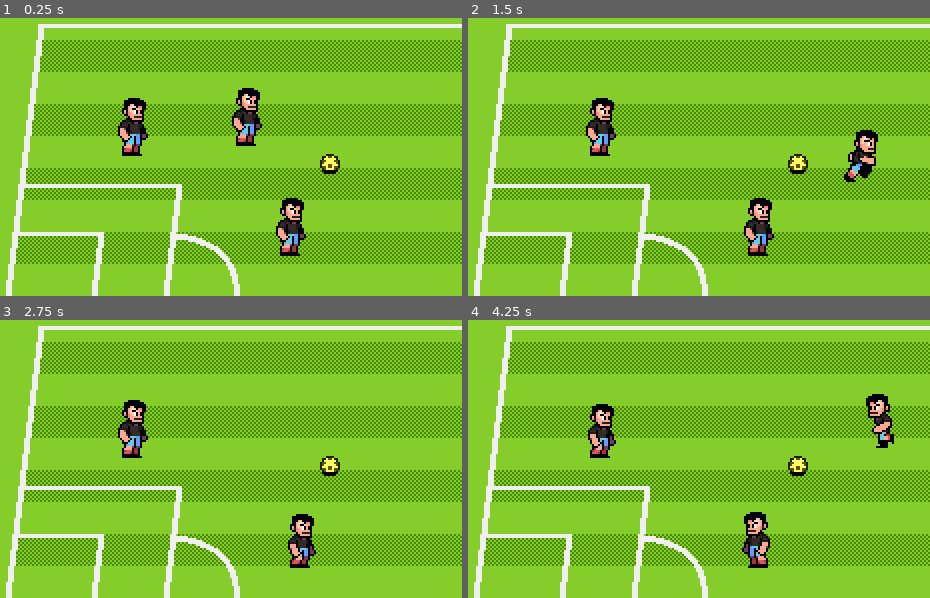
Above: before the commit, frames 1-4 (two rows, left to right).
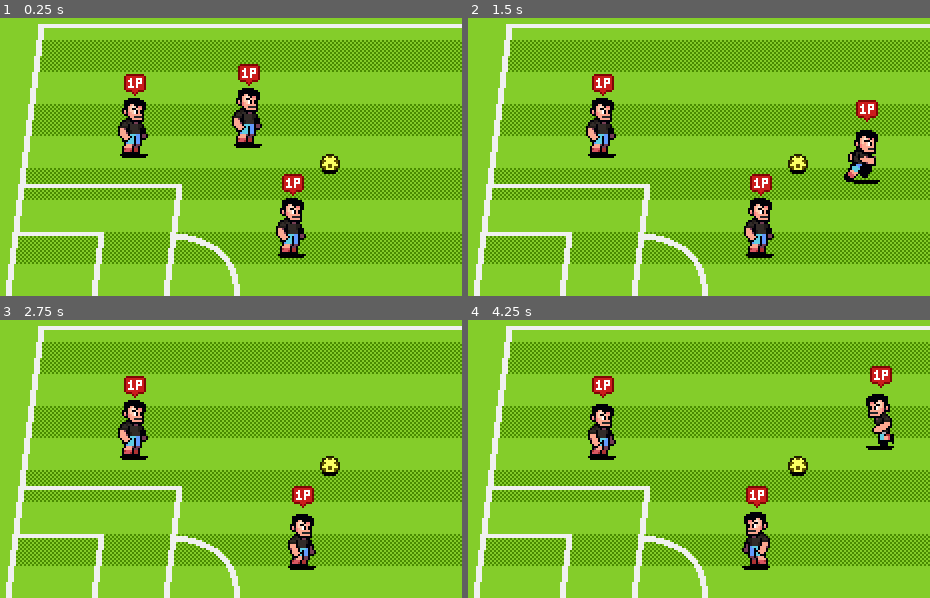
Above: after the commit, the same moments.

Repository: v2singer/soccer-game-demo
Game: Godot game, scene res://scenes/world.tscn
The game is run twice, just before and just after one commit, with the same random seed, the same clock (stepped at 60 frames per second) and the same inputs.
Inputs (mouse positions are in pixels of both pictures, inside the frame that each line leads up to):
- Up to frame 1 (0.25 s): no input
- Up to frame 2 (1.5 s): tap Enter at 0.5 s; move the mouse to (772, 98) at 0.52 s; hold D (p1_right) 0.53-1.28 s; tap F (p1_pass) at 0.6 s; click (772, 98) at 0.67 s; move the mouse to (537, 134) at 1.27 s; hold S (p1_down) from 1.28 s (still down); tap G (p1_shoot) at 1.35 s
- Up to frame 3 (2.75 s): move the mouse to (240, 339) at 2.02 s; release S (p1_down) at 2.03 s; hold D (p1_right) from 2.03 s (still down); tap , (p2_down) at 2.1 s
- Up to frame 4 (4.25 s): move the mouse to (620, 489) at 2.77 s; release D (p1_right) at 2.78 s; hold W (p1_up) 2.78-3.53 s; tap L (p2_left) at 2.85 s; click (620, 489) at 2.92 s; move the mouse to (819, 472) at 3.52 s; hold A (p1_left) from 3.53 s (still down); tap Page Up (p2_pass) at 3.6 s

The runs differ from the first frame. In frame 1, 1.1% of the frame differs, in the area x 25-67%, y 16-87%; in frame 2, 1.1%, in the area x 25-90%, y 20-87%; in frame 3, 0.7%; in frame 4, 1.1%.
Error after the commit: Invalid assignment of property or key 'texture' with value of type 'CompressedTexture2D' on a base object of type 'null instance'. (res://scenes/characters/pla…

Commit message:
add control sprite texture

Diff:
--- a/scenes/balls/ball.gd
+++ b/scenes/balls/ball.gd
@@ -5,6 +5,8 @@
 
 @export var dribble_frequency : float = 1.0
 @export var dribble_intensity : float = 2.0
+@export var frction_air : float = 35.0
+@export var frction_ground : float = 250.0
 
 @onready var animation_player : AnimationPlayer = $AnimationPlayer
 @onready var ball_sprite : Sprite2D = $BallSprinte
@@ -38,7 +40,10 @@
 	carrier = null
 	switch_state(Ball.State.SHOOT)
 
-func pass_t(pass_velocity: Vector2) -> void:
-	velocity = pass_velocity
+func pass_to(destination: Vector2) -> void:
+	var direction := position.direction_to(destination)
+	var distance := position.distance_to(destination)
+	var intensity := sqrt(2 * distance * frction_ground)
+	velocity = intensity * direction
 	carrier = null
 	switch_state(Ball.State.FREEFORM)
--- a/scenes/balls/ball_states/ball_state_freeform.gd
+++ b/scenes/balls/ball_states/ball_state_freeform.gd
@@ -2,8 +2,6 @@
 extends BallState
 
 const BOUNCINESS := 0.8
-const FRCTION_AIR := 35.0
-const FRCTION_GROUND := 250.0
 
 
 func _enter_tree() -> void:
@@ -13,11 +11,11 @@
 	ball.carrier = body
 	state_transition_requested.emit(Ball.State.CARRIED)
 
-func _physics_process(delta: float) -> void:
+func _process(delta: float) -> void:
 	set_ball_animation_from_velocity()
 	ball.move_and_collide(ball.velocity * delta)
 
-	var friction = FRCTION_AIR if ball.height > 0 else FRCTION_GROUND
+	var friction = ball.frction_air if ball.height > 0 else ball.frction_ground
 	ball.velocity = ball.velocity.move_toward(Vector2.ZERO, friction * delta)
 	process_gravity(delta, BOUNCINESS)
 	ball.move_and_collide(ball.velocity * delta)
--- a/scenes/characters/character_states/player_state_passing.gd
+++ b/scenes/characters/character_states/player_state_passing.gd
@@ -9,7 +9,10 @@
 
 func on_animation_complete() -> void:
 	var pass_target := find_teammate_in_view()
-	print(pass_target)
+	if pass_target == null:
+		ball.pass_to(ball.position + player.heading * player.speed)
+	else:
+		ball.pass_to(pass_target.position + pass_target.velocity)
 	transition_state(Player.State.MOVING)
 
 
--- a/scenes/characters/player.gd
+++ b/scenes/characters/player.gd
@@ -2,6 +2,12 @@
 extends CharacterBody2D
 
 const DURATION_TACKLE := 200
+
+const CONTROL_SPRITE_MAP : Dictionary = {
+    ControlSchema.CPU : preload("res://assets/art/props/cpu.png"),
+    ControlSchema.P1 : preload("res://assets/art/props/1p.png"),
+    ControlSchema.P2 : preload("res://assets/art/props/2p.png")
+}
 
 enum ControlSchema{CPU, P1, P2}
 enum State {MOVING, TACKLING, RECOVERING, PREP_SHOOT, SHOOTING, PASSING}
@@ -12,6 +18,7 @@
 @export var speed : float
 
 @onready var animation_player : AnimationPlayer = %AnimationPlayer
+@onready var control_sprite : Sprite2D = %ControlSprite
 @onready var player_sprite : Sprite2D = $PlayerSprite
 @onready var teammate_detection_area : Area2D = %TeammateDetectionArea2D
 
@@ -23,46 +30,54 @@
 
 
 func _ready() -> void:
-	switch_state(State.MOVING)
+    set_control_texture()
+    switch_state(State.MOVING)
 
 
 func _process(_delta: float) -> void:
-	flip_sprites()
-	move_and_slide()
+    flip_sprites()
+    set_sprite_visibility()
+    move_and_slide()
 
 
 func switch_state(set_state: State, state_data: PlayerStateData = PlayerStateData.new()) -> void:
-	if current_state != null:
-		current_state.queue_free()
+    if current_state != null:
+        current_state.queue_free()
 
-	current_state = state_factory.get_fresh_state(set_state)
-	current_state.setup(self, state_data, animation_player, ball, teammate_detection_area)
-	current_state.state_transition_requested.connect(switch_state.bind())
-	current_state.name = "PlayerStateMachine: " + str(set_state)
-	call_deferred("add_child", current_state)
+    current_state = state_factory.get_fresh_state(set_state)
+    current_state.setup(self, state_data, animation_player, ball, teammate_detection_area)
+    current_state.state_transition_requested.connect(switch_state.bind())
+    current_state.name = "PlayerStateMachine: " + str(set_state)
+    call_deferred("add_child", current_state)
 
 
 func set_movement_animation() -> void:
-	if velocity.length() > 0:
-		animation_player.play("run")
-	else:
-		animation_player.play("idle")
+    if velocity.length() > 0:
+        animation_player.play("run")
+    else:
+        animation_player.play("idle")
 
 func set_heading() -> void:
-	if velocity.x > 0:
-		heading = Vector2.RIGHT
-	elif velocity.x < 0:
-		heading = Vector2.LEFT
+    if velocity.x > 0:
+        heading = Vector2.RIGHT
+    elif velocity.x < 0:
+        heading = Vector2.LEFT
 
 func flip_sprites() -> void:
-	if heading == Vector2.RIGHT:
-		player_sprite.flip_h = false
-	elif heading == Vector2.LEFT:
-		player_sprite.flip_h = true
+    if heading == Vector2.RIGHT:
+        player_sprite.flip_h = false
+    elif heading == Vector2.LEFT:
+        player_sprite.flip_h = true
 
 func has_ball() -> bool:
-	return ball.carrier == self
+    return ball.carrier == self
+
+func set_control_texture() -> void:
+    control_sprite.texture = CONTROL_SPRITE_MAP[control_schema]
+
+func set_sprite_visibility() -> void:
+    control_sprite.visible = has_ball() or not control_schema == ControlSchema.CPU
 
 func on_animation_complete() -> void:
-	if current_state != null:
-		current_state.on_animation_complete()
+    if current_state != null:
+        current_state.on_animation_complete()
--- a/scenes/characters/player.tscn
+++ b/scenes/characters/player.tscn
@@ -1,7 +1,9 @@
-[gd_scene load_steps=12 format=3 uid="uid://xl0q428f40yn"]
+[gd_scene load_steps=14 format=3 uid="uid://xl0q428f40yn"]
 
 [ext_resource type="Texture2D" uid="uid://crb5iqvxkq0nu" path="res://assets/art/characters/soccer-player.png" id="1_rp718"]
 [ext_resource type="Script" uid="uid://ck0uw5cdi3u2n" path="res://scenes/characters/player.gd" id="1_yewv4"]
+[ext_resource type="Texture2D" uid="uid://cd38qv56w6bwn" path="res://assets/art/characters/player-shadow.png" id="3_76oj4"]
+[ext_resource type="Texture2D" uid="uid://hvikektinp62" path="res://assets/art/props/1p.png" id="3_dyp2m"]
 
 [sub_resource type="Animation" id="Animation_yewv4"]
 length = 0.001
@@ -167,6 +169,12 @@
 hframes = 6
 vframes = 13
 
+[node name="ControlSprite" type="Sprite2D" parent="PlayerSprite"]
+position = Vector2(0, -35)
+texture = ExtResource("3_dyp2m")
+centered = false
+offset = Vector2(-7, -6)
+
 [node name="AnimationPlayer" type="AnimationPlayer" parent="."]
 unique_name_in_owner = true
 libraries = {
@@ -186,3 +194,8 @@
 
 [node name="CollisionPolygon2D" type="CollisionPolygon2D" parent="TeammateDetectionArea2D"]
 polygon = PackedVector2Array(0, -40, 280, -150, 330, -100, 330, 100, 280, 150, 0, 40)
+
+[node name="ShadowSprite" type="Sprite2D" parent="."]
+texture = ExtResource("3_76oj4")
+centered = false
+offset = Vector2(-8, -15)
Not shown: 1 places in scenes/world.tscn that only renumber resources
